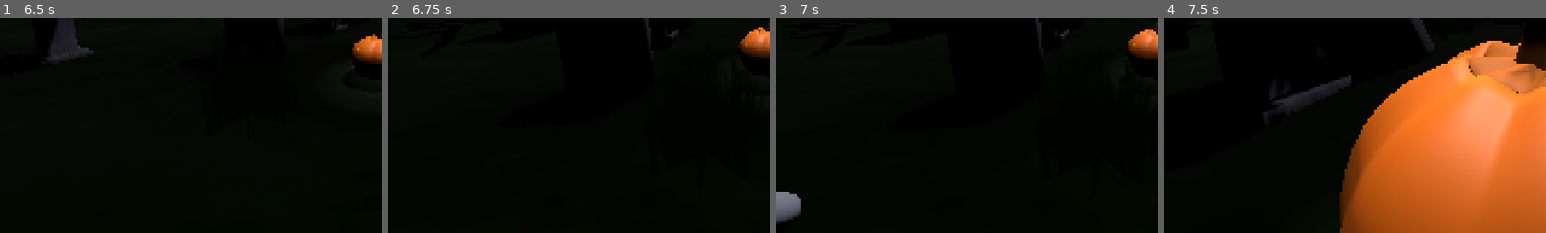
Above: before the commit, frames 1-4 (left to right).
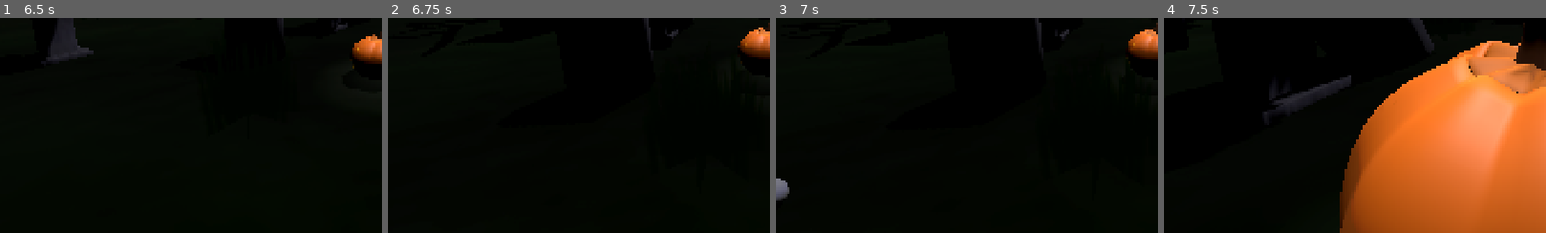
Above: after the commit, the same moments.

Repository: Dempsey845/moonlit-mayhem
Game: Godot game, scene res://MainMenu/main_menu.tscn
The game is run twice, just before and just after one commit, with the same random seed, the same clock (stepped at 60 frames per second) and the same inputs.
Inputs (mouse positions are % of the whole screen's width and height, from its top left):
- Up to frame 1 (6.5 s): click "Play" at 0.5 s; click "Play" at 1.25 s; tap Enter at 2 s; move the mouse to (55, 50) at 2.02 s; hold W (move_forward) from 2.03 s (still down); tap E (interact) every 0.75 s from 2.1 to 5.85 s; click (55, 50) at 2.17 s; move the mouse to (45, 50) at 2.77 s; move the mouse to (52, 48) at 3.52 s; move the mouse to (49, 52) at 4.27 s; click (49, 52) at 4.42 s; move the mouse to (57, 51) at 5.02 s; move the mouse to (42, 49) at 5.77 s
- Up to frame 2 (6.75 s): keep holding W (move_forward); move the mouse to (51, 50) at 6.52 s; tap E (interact) at 6.6 s; click (51, 50) at 6.67 s
- Up to frame 3 (7 s): keep holding W (move_forward)
- Up to frame 4 (7.5 s): move the mouse to (46, 48) at 7.27 s; release W (move_forward) at 7.28 s; hold D (move_right) from 7.28 s (still down); tap E (interact) at 7.35 s
The pictures show only the part of the screen within x 0-50%, y 50-100%; the shares and areas given below are measured in that part.

Frames 1-2 are identical in both runs. In frame 3, 1.0% of the frame differs, in the area x 0-7%, y 74-96%; in frame 4, nothing differs.

Commit message:
Added shrine upgrade sound effect, removed collision from ghost and changed to avoidance. Fixed order of background music.

Diff:
--- a/Ghost/ghost.tscn
+++ b/Ghost/ghost.tscn
@@ -180,7 +180,7 @@
 [node name="NavigationAgent3D" type="NavigationAgent3D" parent="." unique_id=61609250]
 avoidance_enabled = true
 max_speed = 4.0
-avoidance_layers = 0
+avoidance_layers = 2
 avoidance_mask = 2
 
 [node name="Ghost" parent="." unique_id=1546254383 instance=ExtResource("2_uexgx")]
--- a/Shrine/shrine.gd
+++ b/Shrine/shrine.gd
@@ -14,6 +14,8 @@
 @onready var shrine_visual: ShrineVisual = $ShrineVisual
 
 @onready var interact_area: Area3D = $InteractArea
+
+@onready var upgrade_player: AudioStreamPlayer3D = $UpgradePlayer
 
 var player_in_interact_area: bool = false
 
@@ -46,12 +48,16 @@
 	if !active:
 		return
 
+	if upgrade_player.playing:
+		return
+
 	if upgrade_manager.try_apply_upgrade(shrine_type as UpgradeManager.UpgradeType):
 		if upgrade_manager.is_upgrade_maxed(shrine_type as UpgradeManager.UpgradeType):
 			shrine_visual.hide_outline()
 			shrine_visual.hide_amount()
 			shrine_visual.hide_shrine_light()
 			active = false
+		upgrade_player.play()
 		shrine_visual.fill()
 		_update_cost_label()
 	else:
--- a/Shrine/shrine.tscn
+++ b/Shrine/shrine.tscn
@@ -2,6 +2,7 @@
 
 [ext_resource type="Script" uid="uid://cocf54mlrcd2" path="res://Shrine/shrine.gd" id="1_asdbm"]
 [ext_resource type="PackedScene" uid="uid://s31ryerrdth" path="res://Shrine/shrine_visual.tscn" id="1_snjfn"]
+[ext_resource type="AudioStream" uid="uid://spfswkkhgkmp" path="res://Audio/SoundEffects/upgrade.mp3" id="3_ua745"]
 
 [sub_resource type="BoxShape3D" id="BoxShape3D_xrivr"]
 size = Vector3(3.8293946, 2.4, 3.9294922)
@@ -25,3 +26,9 @@
 
 [node name="CollisionShape3D" type="CollisionShape3D" parent="InteractArea" unique_id=838684352]
 shape = SubResource("SphereShape3D_xrivr")
+
+[node name="UpgradePlayer" type="AudioStreamPlayer3D" parent="." unique_id=402327232]
+stream = ExtResource("3_ua745")
+volume_db = -20.0
+max_distance = 25.0
+bus = &"SFX"
--- a/Systems/game_manager.gd
+++ b/Systems/game_manager.gd
@@ -66,14 +66,14 @@
 
 func _on_target_entered_light() -> void:
 	_set_moonlight_following(true)
-	BackgroundMusic.play_graveyard()
+	BackgroundMusic.play_chase()
 
 
 func _on_target_exited_light() -> void:
 	_set_moonlight_following(false)
 
 	if ghost_spawner.active_ghosts > 0:
-		BackgroundMusic.play_chase()
+		BackgroundMusic.play_graveyard()
 
 
 func _set_moonlight_following(following: bool) -> void:
@@ -124,4 +124,4 @@
 	ghost_difficulty_manager.increment_difficulty()
 
 	if !is_moonlight_following:
-		BackgroundMusic.play_chase()
+		BackgroundMusic.play_graveyard()
Not shown, added: Audio/SoundEffects/upgrade.mp3.import
Not shown, added: Audio/SoundEffects/upgrade.mp3
